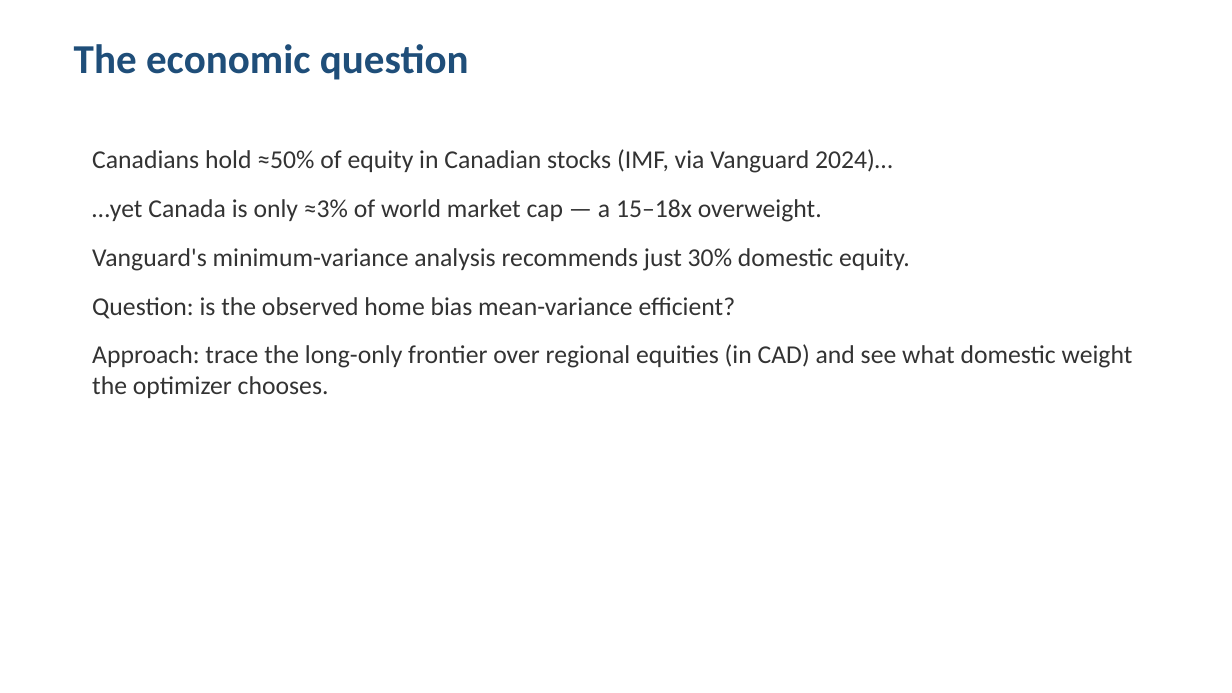
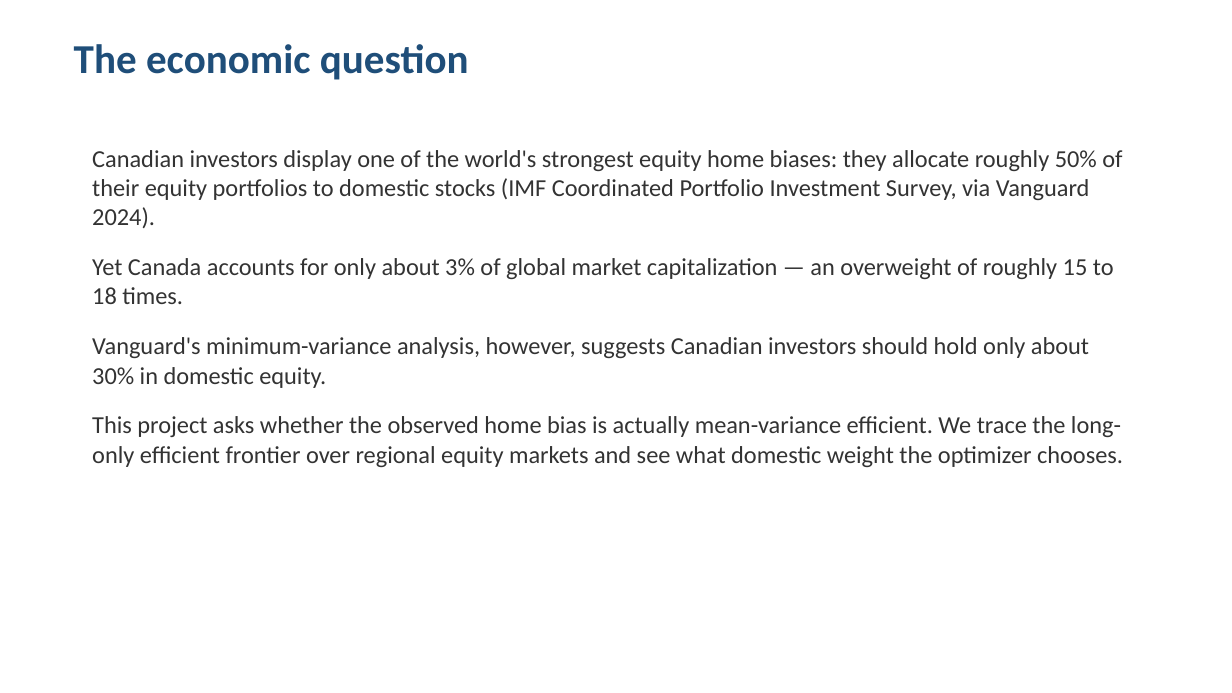
Before and after one commit to faketut/cfm301-project1-efficient-portfolio, a slide deck: slide 2 of presentation/deck.pptx. Drawn at 1232x693 pixels with LibreOffice and Linux fonts; fonts in the diff are those of the drawing. Boxes give left, top, right and bottom in pixels: in the first picture for what was removed or moved away, otherwise in the second. Text is boxed around its words. In the diff, an @@ line names an element or a change of style, - is before the commit and + after.

Commit message:
Fix frontier to efficient upper branch; full-sentence deck; larger frontier slide figure

```diff
--- a/presentation/deck.pptx
+++ b/presentation/deck.pptx
@@ text at (x1=92, y1=150, x2=1123, y2=467): text changed; size 20 to 19 pt @@
-Canadians hold ≈50% of equity in Canadian stocks (IMF, via Vanguard 2024)…
-…yet Canada is only ≈3% of world market cap — a 15–18x overweight.
-Vanguard's minimum-variance analysis recommends just 30% domestic equity.
-Question: is the observed home bias mean-variance efficient?
-Approach: trace the long-only frontier over regional equities (in CAD) and see what domestic weight the optimizer chooses.
+Canadian investors display one of the world's strongest equity home biases: they allocate roughly 50% of their equity portfolios to domestic stocks (IMF Coordinated Portfolio Investment Survey, via Vanguard 2024).
+Yet Canada accounts for only about 3% of global market capitalization — an overweight of roughly 15 to 18 times.
+Vanguard's minimum-variance analysis, however, suggests Canadian investors should hold only about 30% in domestic equity.
+This project asks whether the observed home bias is actually mean-variance efficient. We trace the long-only efficient frontier over regional equity markets and see what domestic weight the optimizer chooses.
```
Also in this commit, not shown: 6 other slides changed, 6 other files.
